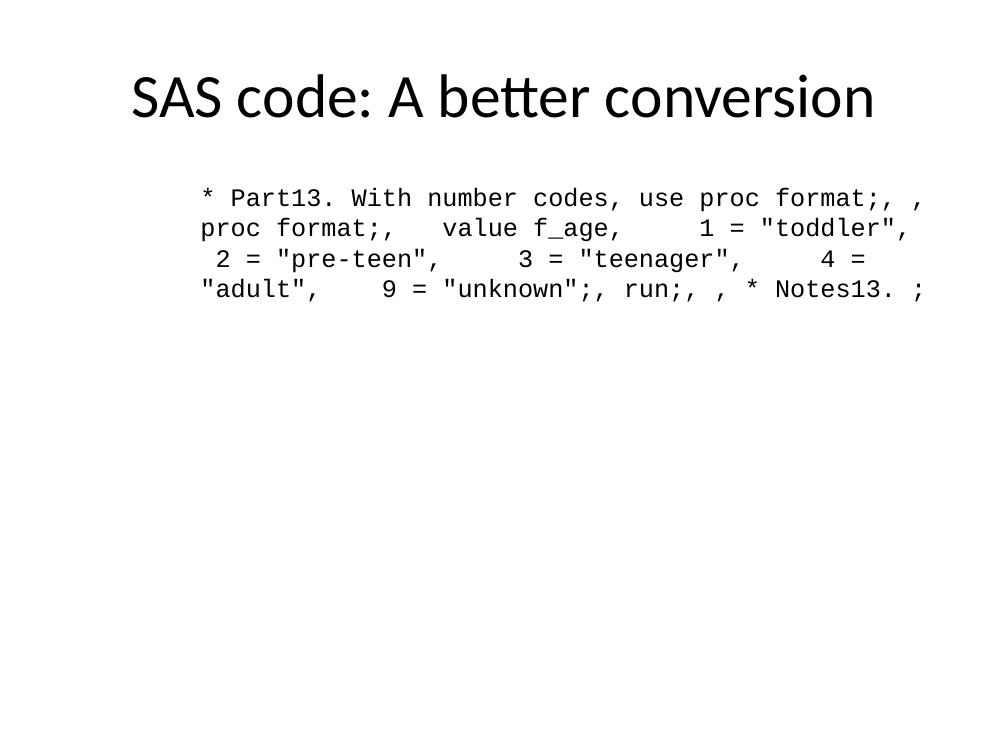
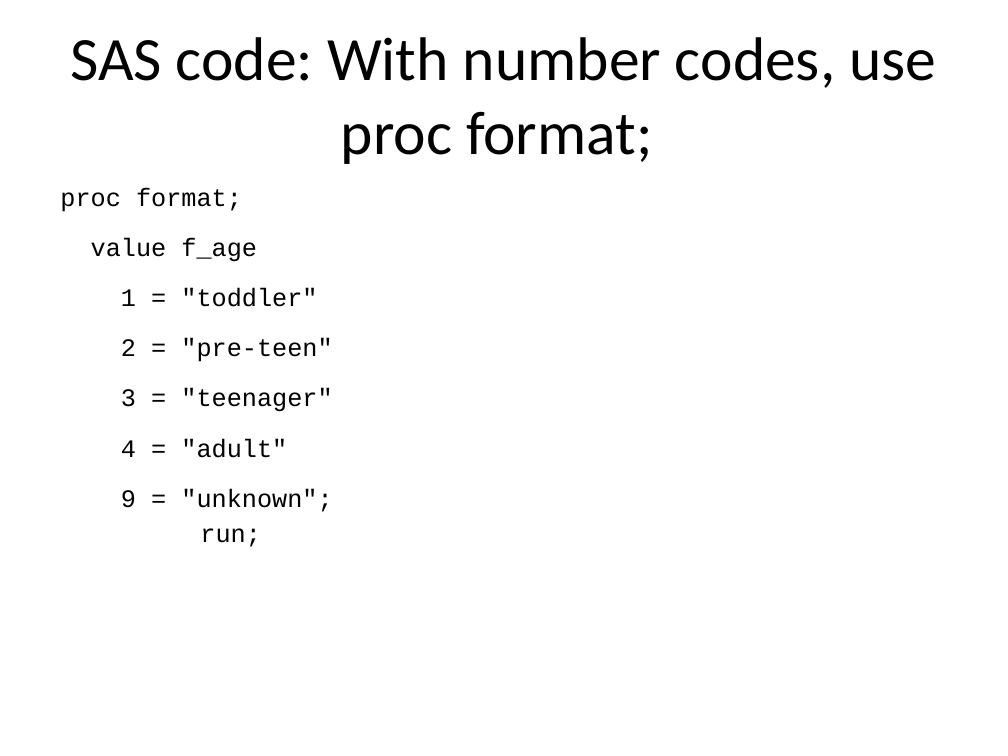
Before and after one commit to pmean/introduction-to-SAS, a slide deck: slide 25 of results/m04-slides-and-speaker-notes.pptx (slide 27 before the commit). Drawn at 1008x756 pixels with LibreOffice and Linux fonts; fonts in the diff are those of the drawing. Boxes give left, top, right and bottom in pixels: in the first picture for what was removed or moved away, otherwise in the second. Text is boxed around its words. In the diff, an @@ line names an element or a change of style, - is before the commit and + after.

```diff
--- a/results/m04-slides-and-speaker-notes.pptx
+++ b/results/m04-slides-and-speaker-notes.pptx
@@ title at (70, 37, 936, 164): text changed @@
-SAS code: A better conversion
+SAS code: With number codes, use proc format;
@@ text at (60, 188, 332, 547): text changed @@
-* Part13. With number codes, use proc format;, , proc format;, value f_age, 1 = "toddler", 2 = "pre-teen", 3 = "teenager", 4 = "adult", 9 = "unknown";, run;, , * Notes13. ;
+proc format;
+value f_age
+1 = "toddler"
+2 = "pre-teen"
+3 = "teenager"
+4 = "adult"
+9 = "unknown";
+run;
```
Also in this commit, not shown: 17 other slides changed, 3 slides added, 16 slides removed, 2 other files.
